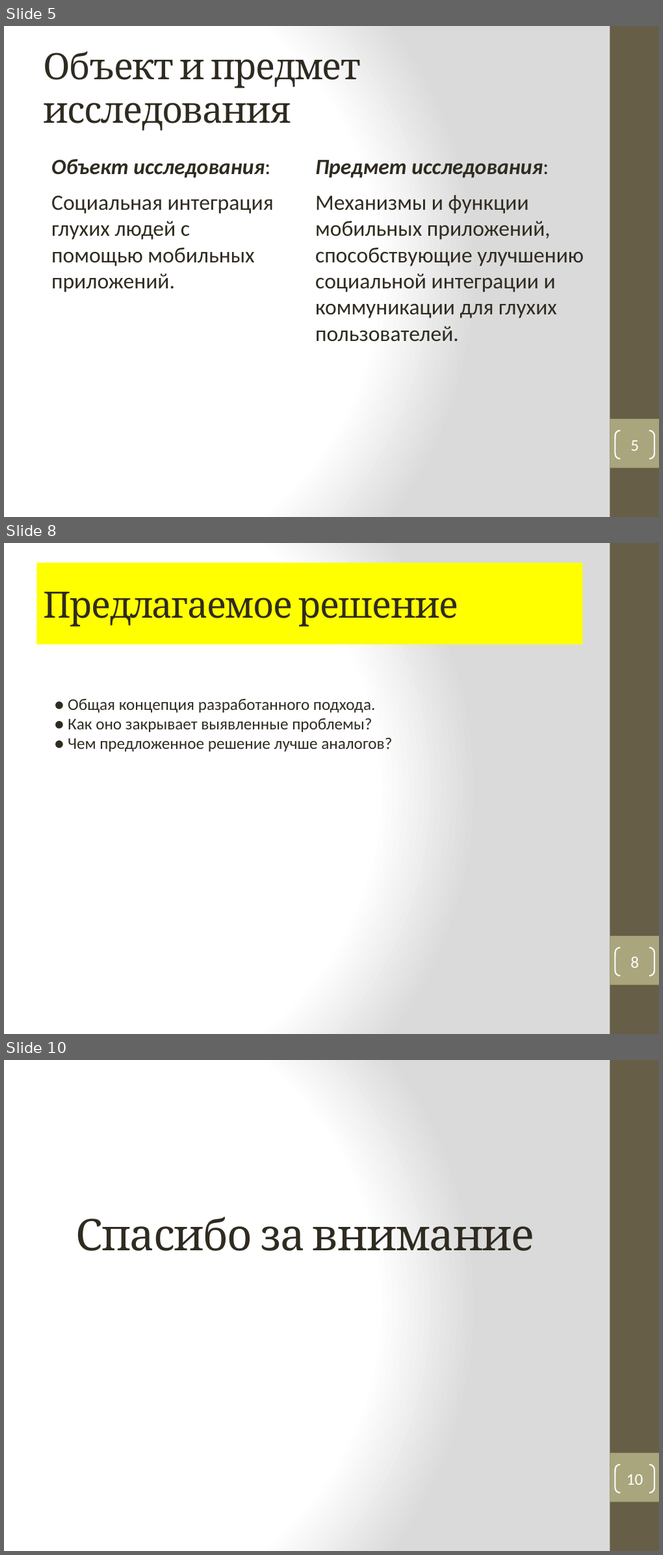
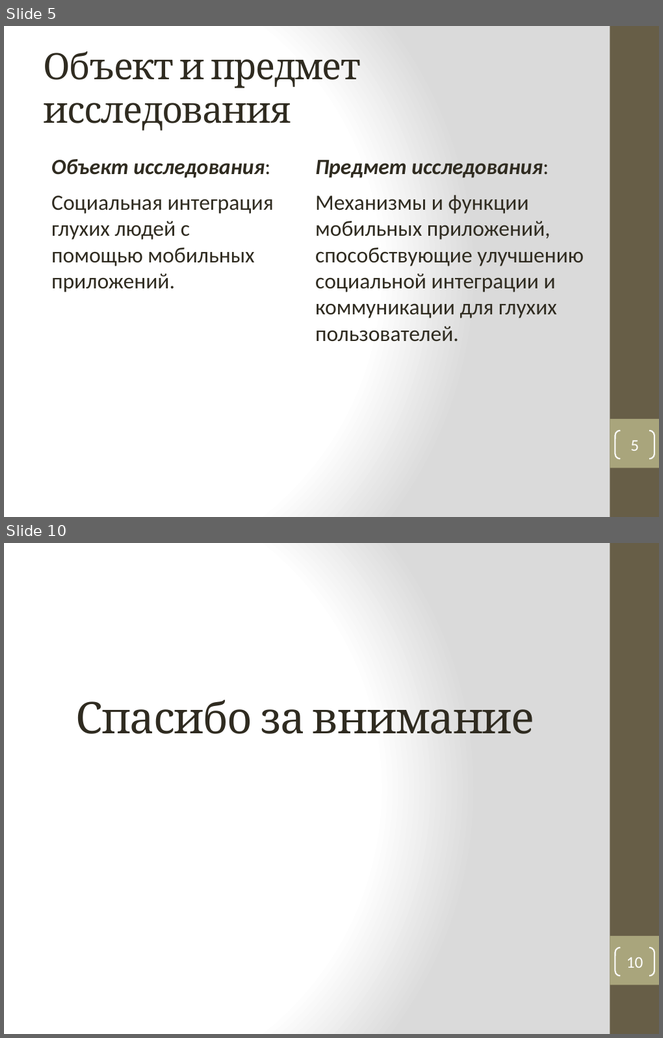
Before and after one commit to vadimgilka/DeafAndDumbPeople, a slide deck: Моя документация/Презентация_Панова.pptx. Shown one above the other, each under a label of ours: slides 5, 8 and 10 before the commit, slides 5 and 10 after it; the slides between them are not shown. The pictures are 663x1555 and 663x1038 pixels, drawn with LibreOffice and Linux fonts; fonts in the diff are those of the drawing. Boxes give left, top, right and bottom in pixels: in the first picture for what was removed or moved away, otherwise in the second. Text is boxed around its words. In the diff, an @@ line names an element or a change of style, - is before the commit and + after.

```diff
--- a/Моя документация/Презентация_Панова.pptx
+++ b/Моя документация/Презентация_Панова.pptx
@@ slide 8 removed at (4, 543, 659, 1034), background gradient #FFFFFF to #DADADA; not listed: 2 template elements that a slide beside it also shows @@
@@ title removed at (36, 563, 582, 644) @@
-Предлагаемое решение
@@ text removed at (68, 699, 392, 752) @@
-● Общая концепция разработанного подхода.
-● Как оно закрывает выявленные проблемы?
-● Чем предложенное решение лучше аналогов?
@@ page number removed at (615, 948, 655, 976) @@
-8
```
Also in this commit, not shown: 4 slides added, 3 other slides removed, 1 other file.
